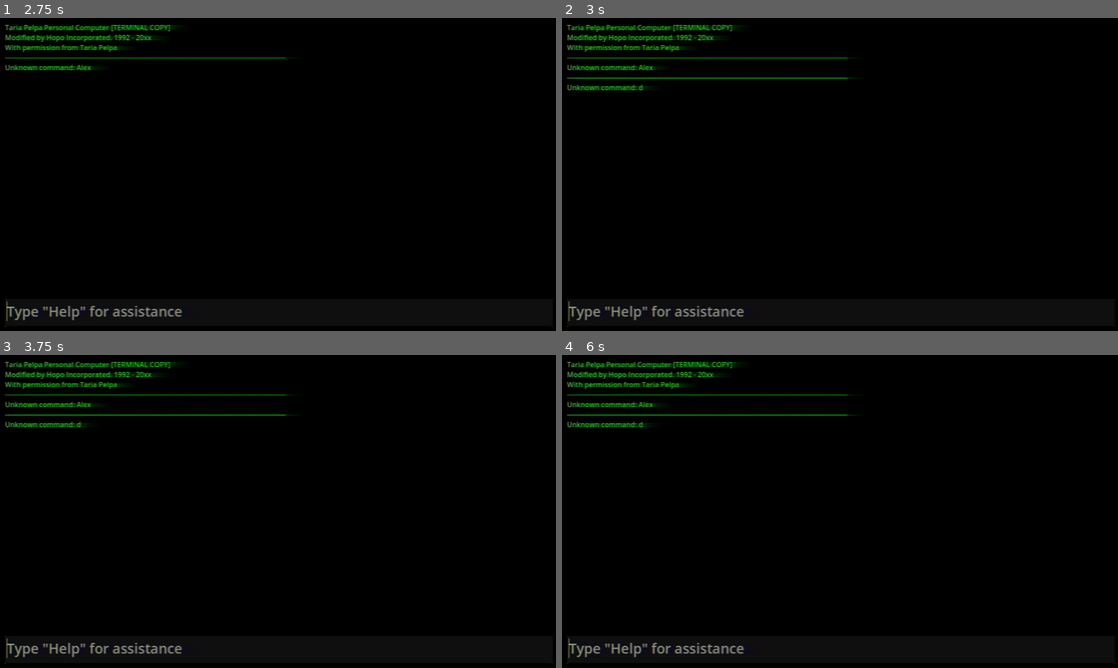
Above: before the commit, frames 1-4 (two rows, left to right).
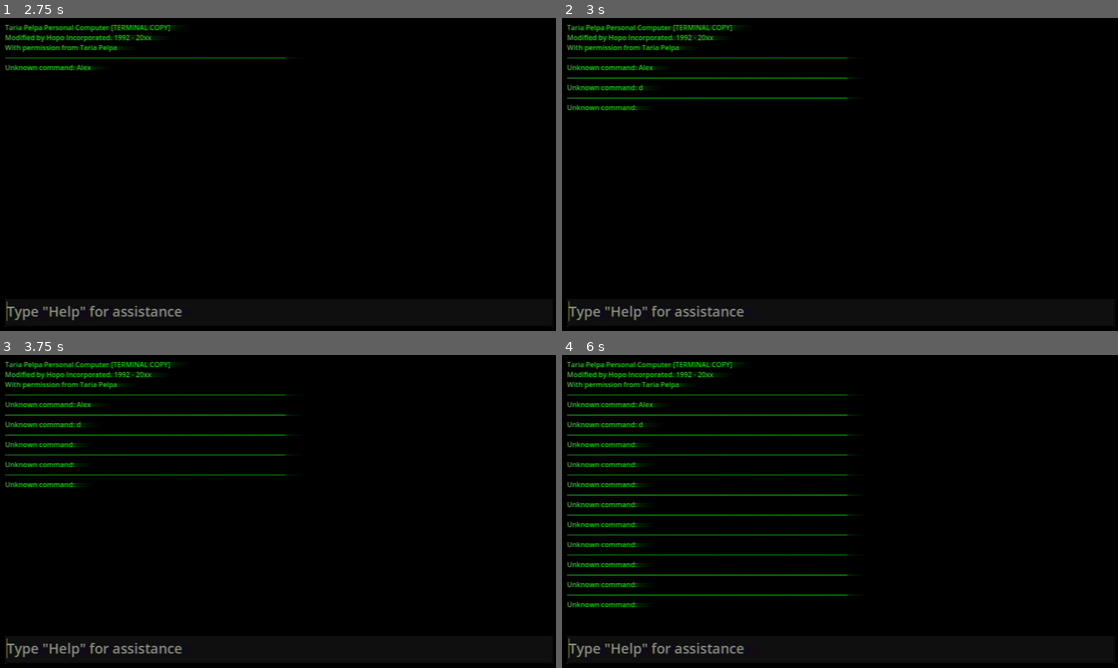
Above: after the commit, the same moments.

Repository: sphis-Sinco/Mechanical-Support
Game: Godot game, scene res://scenes/office.tscn
Same seed, same stepped clock (60 frames per second), same inputs: the game is played once before the commit and once after it.
Inputs (mouse positions are in pixels of both pictures, inside the frame that each line leads up to):
- Up to frame 1 (2.75 s): tap Enter (accept) at 0.5, 0.6, 2.1 s; move the mouse to (400, 158) at 0.52 s; hold D (right) 0.53-1.25 s; click (278, 312) at 1.27 s; type "Alex" at 1.35 s; move the mouse to (166, 190) at 2.02 s; hold Left (left) from 2.03 s (still down)
- Up to frame 2 (3 s): tap Enter (accept) at 2.75, 2.85 s; move the mouse to (895, 105) at 2.77 s; release Left (left) at 2.78 s; hold D (right) from 2.78 s (still down)
- Up to frame 3 (3.75 s): keep holding D (right); tap Enter (accept) at 3.5, 3.6 s; move the mouse to (250, 574) at 3.52 s
- Up to frame 4 (6 s): tap Enter (accept) at 4.25, 4.35, 5, 5.1, 5.75, 5.85 s; move the mouse to (1006, 558) at 4.27 s; release D (right) at 4.28 s; hold Left (left) from 4.28 s (still down); move the mouse to (673, 464) at 5.02 s; move the mouse to (867, 511) at 5.77 s

Frame 1 is identical in both runs. In frame 2, 0.4% of the frame differs, in the area x 0-53%, y 25-30%; in frame 3, 1.1%; in frame 4, 3.5%, in the area x 0-54%, y 25-81%.

Commit message:
1.0.1 - Fixed "Shift" command

Diff:
--- a/project.godot
+++ b/project.godot
@@ -11,7 +11,7 @@
 [application]
 
 config/name="Mechanical Support"
-config/version="1.0"
+config/version="1.1"
 config/tags=PackedStringArray("june2025")
 run/main_scene="uid://db86604lj77fp"
 config/features=PackedStringArray("4.4", "Forward Plus")
--- a/scripts/computer_manager.gd
+++ b/scripts/computer_manager.gd
@@ -43,9 +43,8 @@
 @onready var blip = $"../Blip"
 
 func _unhandled_input(event):
-	if event.is_action_released("accept") and TextInput.text.replace('\n', '').length() > 0:
+	if event.is_action_released("accept") and TextInput.text.length() > 0:
 		input_command(TextInput.text.replace('\n', ''))
-		blip.play()
 	elif event.is_action_released("accept"):
 		if TextInput.text.ends_with('\n'):
 			TextInput.text = TextInput.text.replace('\n', '')
@@ -53,6 +52,7 @@
 func input_command(command):
 	var response = ''
 	print(command)
+	blip.play()
 
 	match command.to_lower().split(' ')[0]:
 		'help':
@@ -96,8 +96,8 @@
 
 		'shift':
 			response += 'You have been here for '
-			response += SystemsManager.SHIFT_PERCENT
-			response += ' of your shift time.'
+			response += str(SystemsManager.SHIFT_PERCENT)
+			response += '% of your shift time.'
 
 			StatsManager.SHIFT_PERCENT_CHECKS += 1
 
Not shown, added: CHANGELOG.md
